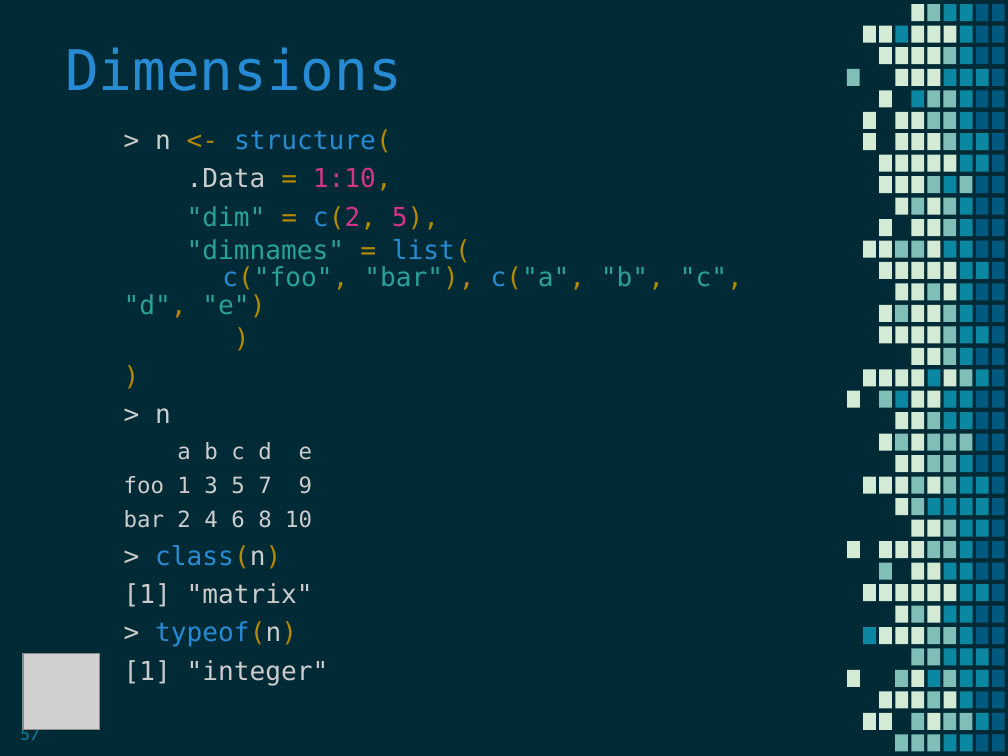
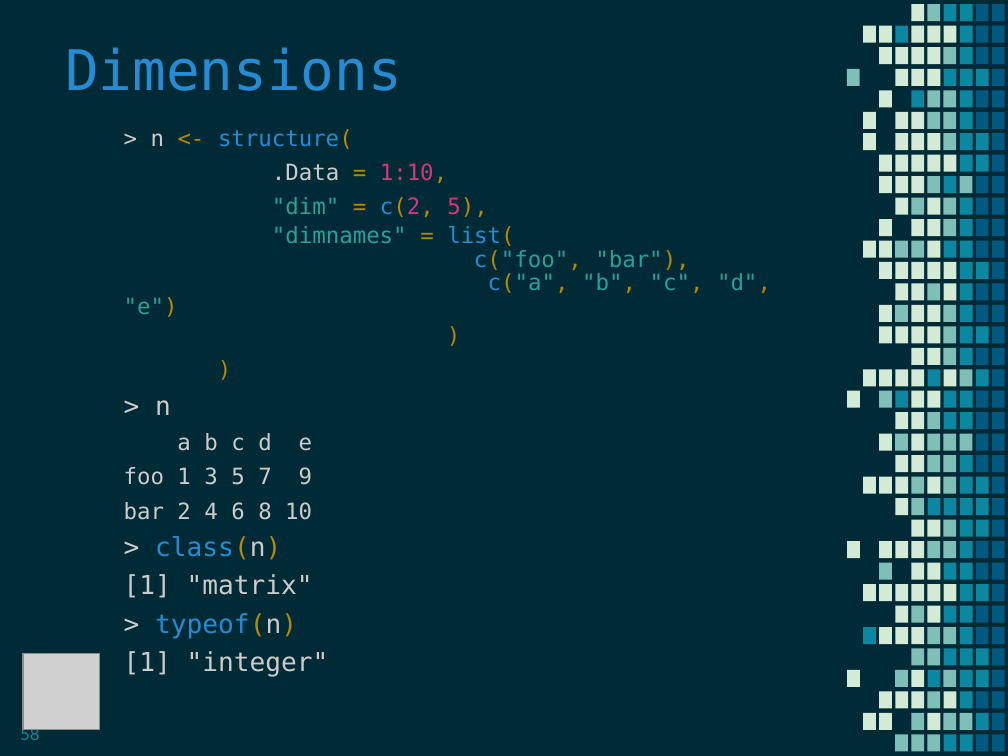
Before and after one commit to MaaniBeigy/teacheR, a slide deck: slide 58 of slides/rworkshop_evening.pps (slide 57 before the commit). Drawn at 1008x756 pixels with LibreOffice and Linux fonts; fonts in the diff are those of the drawing; grey boxes stand for pictures; background and template pictures are left out. Boxes give left, top, right and bottom in pixels: in the first picture for what was removed or moved away, otherwise in the second. Text is boxed around its words. In the diff, an @@ line names an element or a change of style, - is before the commit and + after.

```diff
--- a/slides/rworkshop_evening.pps
+++ b/slides/rworkshop_evening.pps
@@ text at [151,129,514,246]: size 14 to 12 pt in "> n <- structure(", ".Data = 1:10,", ""dim" = c(2, 5),", ""dimnames" = list(" and 2 more places @@
@@ text at [124,250,771,317]: text changed; size 14 to 12 pt @@
-c("foo", "bar"), c("a", "b", "c", "d", "e")
+c("foo", "bar"),
+c("a", "b", "c", "d", "e")
@@ page number at [20,726,40,740]: text changed @@
-57
+58
```
Also in this commit, not shown: 14 other slides changed, 6 slides added, 15 other files.
